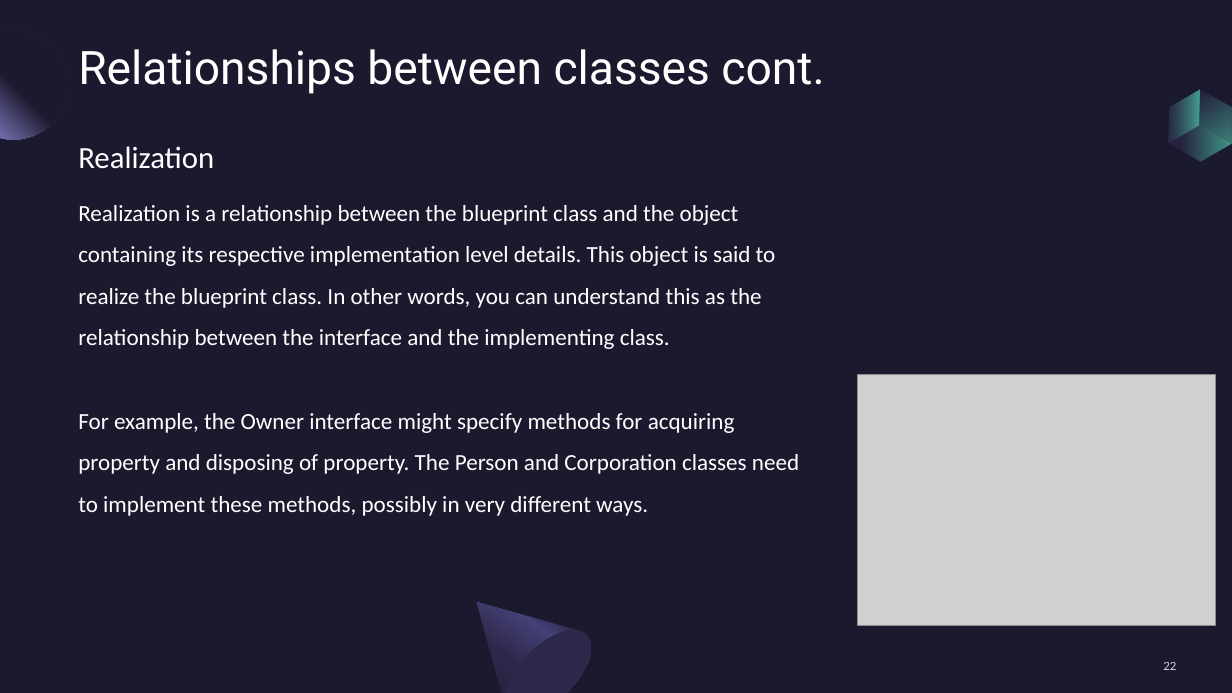
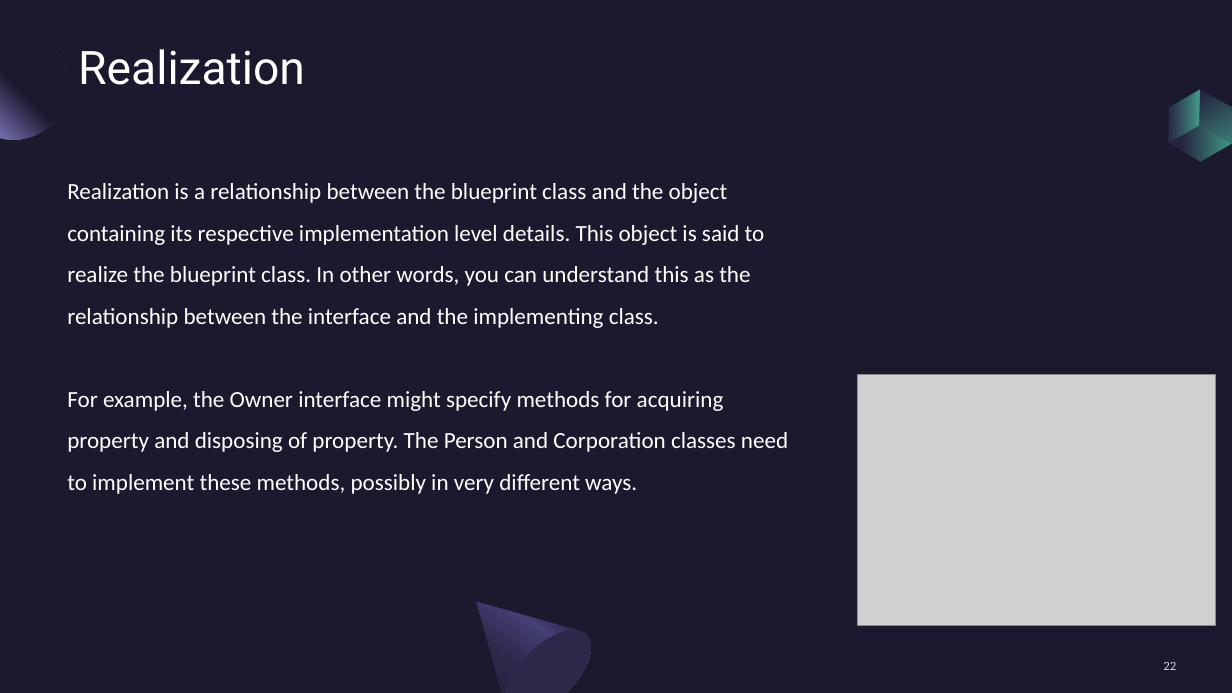
Before and after one commit to draidyn/ATMApplication, a slide deck: slide 22 of FinalPresentationClassDiagram.pptx. Drawn at 1232x693 pixels with LibreOffice and Linux fonts; fonts in the diff are those of the drawing; grey boxes stand for pictures. Boxes give left, top, right and bottom in pixels: in the first picture for what was removed or moved away, otherwise in the second. Text is boxed around its words. In the diff, an @@ line names an element or a change of style, - is before the commit and + after.

Commit message:
Added missing realization relationship to list

```diff
--- a/FinalPresentationClassDiagram.pptx
+++ b/FinalPresentationClassDiagram.pptx
@@ text "Realization" moved from (x1=78, y1=146, x2=214, y2=169) to (x1=78, y1=49, x2=305, y2=85) @@
@@ text "Realization" at (x1=78, y1=49, x2=305, y2=85): size 24 to 36 pt, font Calibri to Roboto; vertical alignment top to bottom @@
@@ text removed at (x1=78, y1=49, x2=824, y2=94) @@
-Relationships between classes cont.
@@ text "Realization is a relationship between ..." moved from (x1=78, y1=205, x2=799, y2=516) to (x1=67, y1=183, x2=788, y2=494) @@
```
Also in this commit, not shown: 4 other slides changed.
